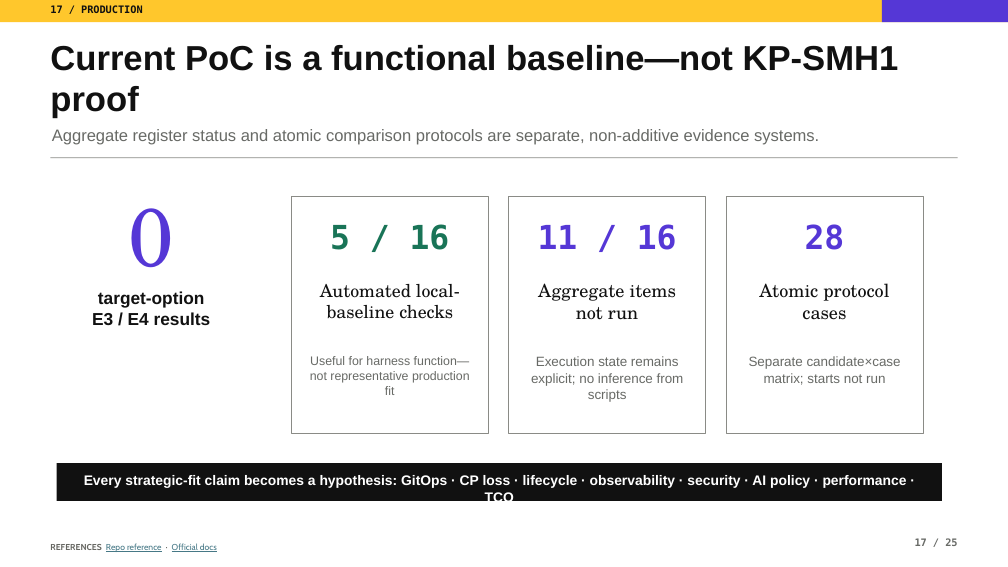
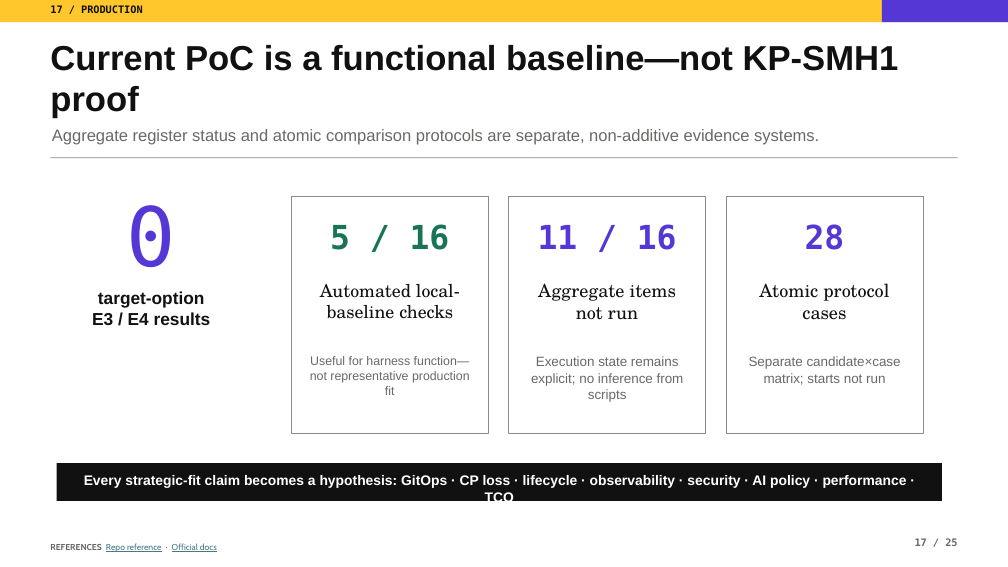
Before and after one commit to tomqwu/apim, a slide deck: slide 17 of presentations/kong-platform-journey-guided.pptx. Drawn at 1008x567 pixels with LibreOffice and Linux fonts; fonts in the diff are those of the drawing. Boxes give left, top, right and bottom in pixels: in the first picture for what was removed or moved away, otherwise in the second. Text is boxed around its words. In the diff, an @@ line names an element or a change of style, - is before the commit and + after.

```diff
--- a/presentations/kong-platform-journey-guided.pptx
+++ b/presentations/kong-platform-journey-guided.pptx
@@ text "0" at (127, 205, 176, 267): font TeX Gyre Schola to DejaVu Sans Mono @@
```
Also in this commit, not shown: 8 other slides changed, 12 other files.
